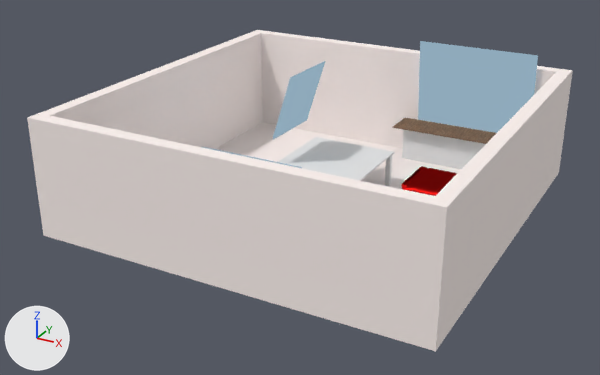
The Blender file 03-Scenes/raum.blend, before and after one commit.
Both versions are drawn from a camera (50 mm lens) standing at (36.4, -72.1, 36.6) and looking at (-1.0, -4.1, 2.6). Lighting does not change. The marker at lower left points along +X, +Y and +Z.
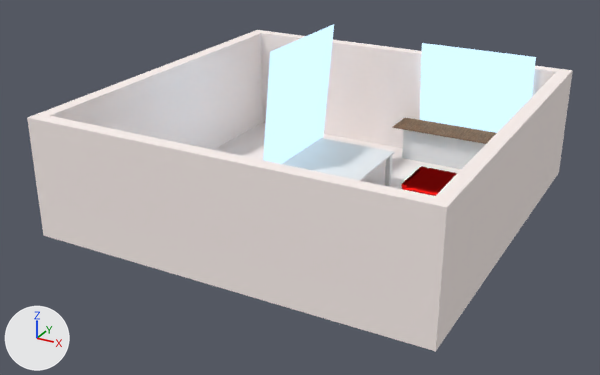
Boxes [x1, y1, x2, y2] around the edits, measured in the pictures (600 x 375 px):
'Plane.003', surface changed, rescaled (blue to white)
    before: [418, 41, 538, 133]
    after: [420, 43, 536, 133]
'Plane.001', surface changed, turned, rescaled
    before: [272, 61, 325, 140]
    after: [263, 24, 334, 164]
'Plane.005', no longer drawn
    before: [202, 147, 302, 168]

The edits, one by one:
In material 'Material' (mat_material), strength goes from 0.5 to 1.3.
Object 'Plane.005' (ob_plane_005) moves from (2.62, -19.4, 7.05) to (2.62, -18.71, 7.05).
Object 'Plane.005' (ob_plane_005) is rescaled from (4.77, 4.77, 4.77) to (6.7, 6.7, 4.77).
Object 'Plane.001' (ob_plane_001) turns from (108, 0.2, 89) to (95, 0, 90) degrees about x, y and z.
Object 'Plane.001' (ob_plane_001) is rescaled from (3.65, 3.65, 3.65) to (6.7, 6.7, 3.65).
Object 'Plane.003' (ob_plane_003) is rescaled from (6.7, 6.7, 6.7) to (6.5, 6.5, 6.7).
